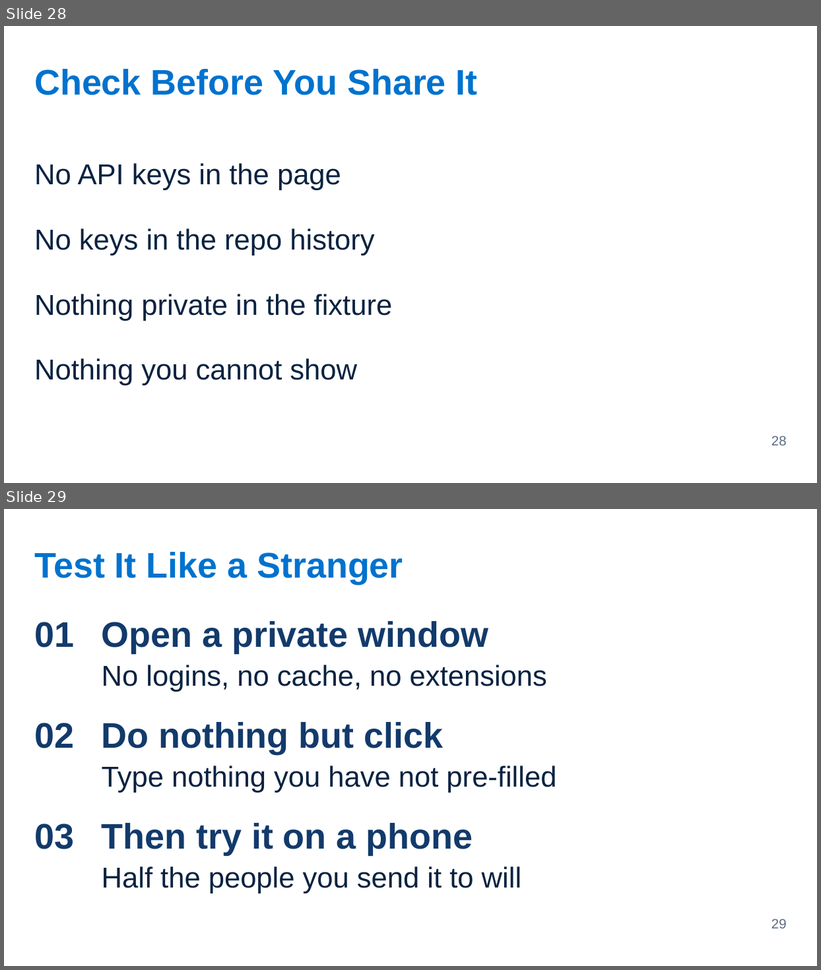
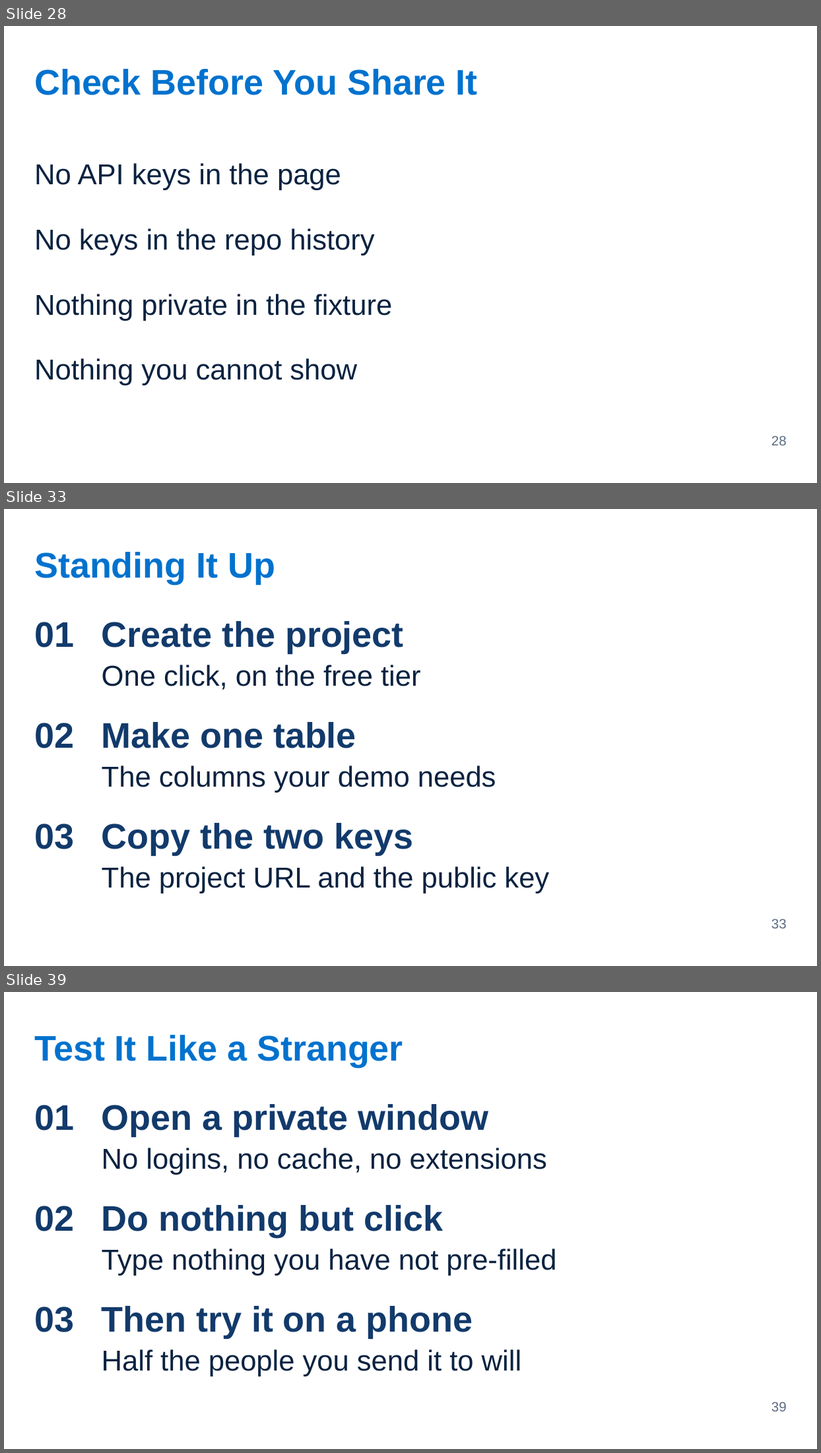
Before and after one commit to Victor-Palacios/SLaiDES, a slide deck: examples/pptx/immersion-2-3-making-it-demoable.pptx. Shown one above the other, each under a label of ours: slides 28 and 29 before the commit, slides 28, 33 and 39 after it; the slides between them are not shown. The pictures are 821x970 and 821x1453 pixels, drawn with LibreOffice and Linux fonts; fonts in the diff are those of the drawing. Boxes give left, top, right and bottom in pixels: in the first picture for what was removed or moved away, otherwise in the second. Text is boxed around its words. In the diff, an @@ line names an element or a change of style, - is before the commit and + after.

```diff
--- a/examples/pptx/immersion-2-3-making-it-demoable.pptx
+++ b/examples/pptx/immersion-2-3-making-it-demoable.pptx
@@ slide 33 added at (x1=4, y1=509, x2=817, y2=966), background #FFFFFF @@
@@ text added at (x1=34, y1=552, x2=275, y2=584), 42 pt, text #0072CE, bold @@
+Standing It Up
@@ text added at (x1=34, y1=622, x2=74, y2=648), 42 pt, text #123A6B, bold @@
+01
@@ text added at (x1=102, y1=621, x2=404, y2=654), 42 pt, text #123A6B, bold @@
+Create the project
@@ text added at (x1=102, y1=665, x2=420, y2=690), 34 pt, text #0A2240 @@
+One click, on the free tier
@@ text added at (x1=34, y1=723, x2=74, y2=749), 42 pt, text #123A6B, bold @@
+02
@@ text added at (x1=102, y1=722, x2=356, y2=749), 42 pt, text #123A6B, bold @@
+Make one table
@@ text added at (x1=102, y1=766, x2=496, y2=793), 34 pt, text #0A2240 @@
+The columns your demo needs
@@ text added at (x1=34, y1=824, x2=74, y2=850), 42 pt, text #123A6B, bold @@
+03
@@ text added at (x1=102, y1=823, x2=414, y2=855), 42 pt, text #123A6B, bold @@
+Copy the two keys
@@ text added at (x1=102, y1=867, x2=549, y2=894), 34 pt, text #0A2240 @@
+The project URL and the public key
@@ page number added at (x1=772, y1=919, x2=787, y2=929), 16 pt, text #5B6B82 @@
+33
@@ what was slide 29 is now slide 39 @@
@@ page number at (x1=772, y1=1402, x2=787, y2=1412): text changed @@
-29
+39
```
Also in this commit, not shown: 9 other slides added, 8 other files.
